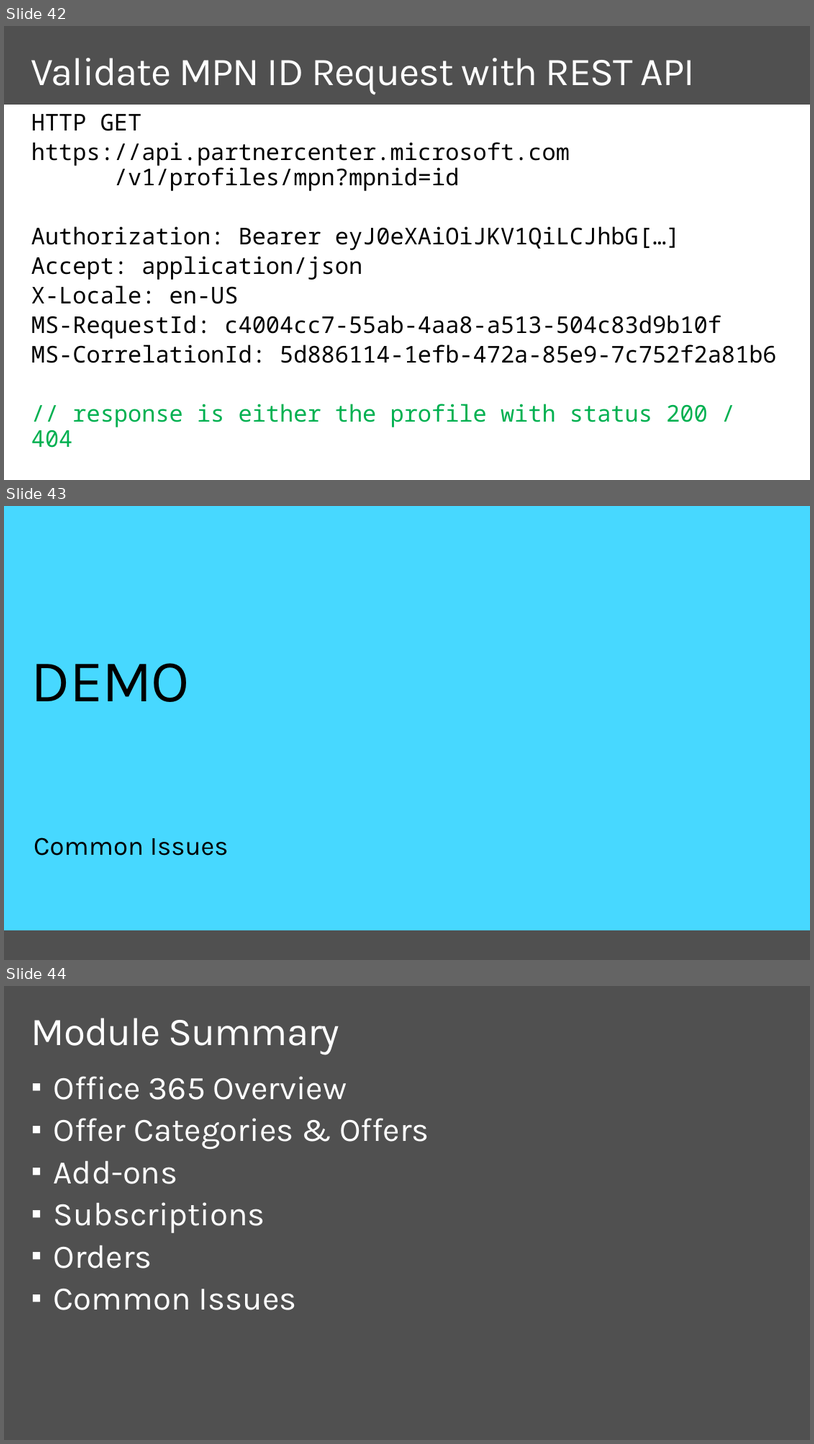
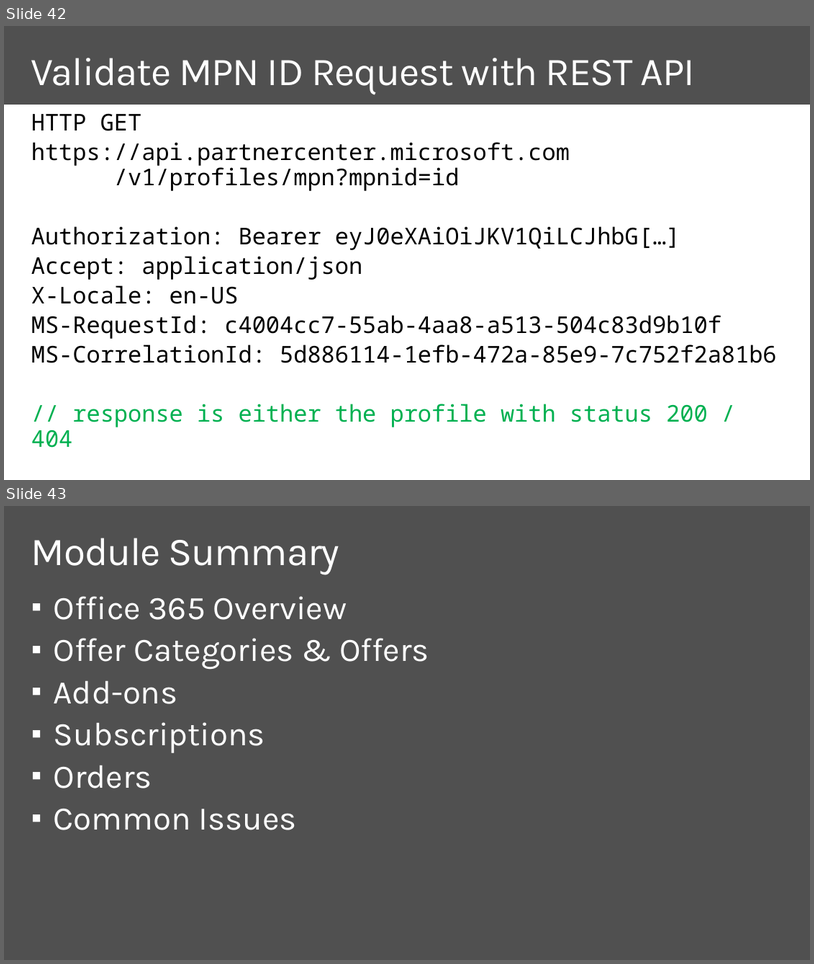
Before and after one commit to isabella232/training-course, a slide deck: mod-07-o365/mod-07-o365.pptx. Shown one above the other, each under a label of ours: slides 42, 43 and 44 before the commit, slides 42 and 43 after it. The pictures are 814x1444 and 814x964 pixels, drawn with LibreOffice and Linux fonts; fonts in the diff are those of the drawing; background and template pictures are left out. Boxes give left, top, right and bottom in pixels: in the first picture for what was removed or moved away, otherwise in the second. Text is boxed around its words. In the diff, an @@ line names an element or a change of style, - is before the commit and + after.

```diff
--- a/mod-07-o365/mod-07-o365.pptx
+++ b/mod-07-o365/mod-07-o365.pptx
@@ slide 43 removed at [4,506,810,960], background picture (left out) @@
@@ title removed at [31,663,190,702] @@
-DEMO
@@ text removed at [34,837,229,855] @@
-Common Issues
@@ rectangle removed at [4,930,810,960] @@
@@ what was slide 44 is now slide 43 @@
```
Also in this commit, not shown: 2 slides changed, 15 other files.
